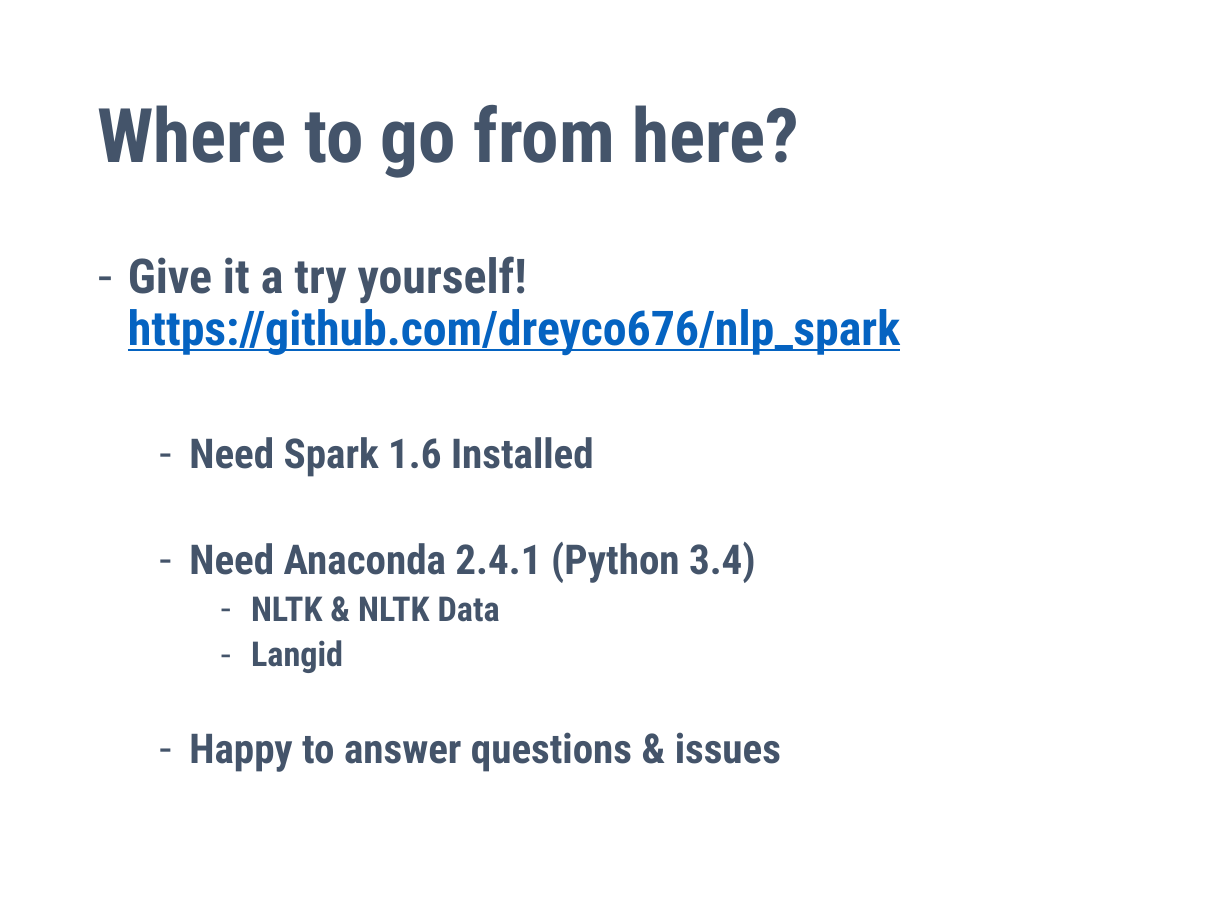
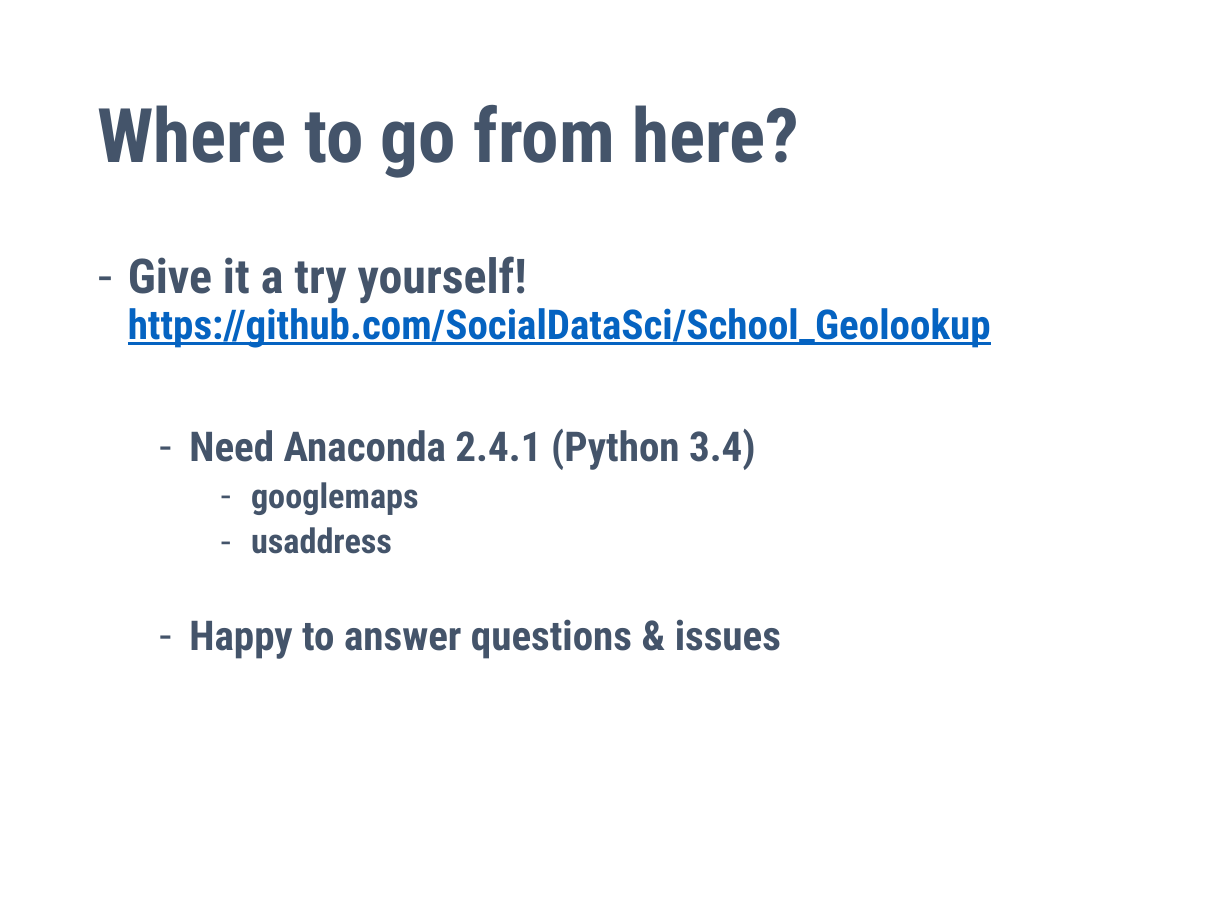
Before and after one commit to SocialDataSci/School_Geolookup, a slide deck: slide 21 of SDS_Geolocation.pptx (slide 20 before the commit). Drawn at 1232x924 pixels with LibreOffice and Linux fonts; fonts in the diff are those of the drawing. Boxes give left, top, right and bottom in pixels: in the first picture for what was removed or moved away, otherwise in the second. Text is boxed around its words. In the diff, an @@ line names an element or a change of style, - is before the commit and + after.

```diff
--- a/SDS_Geolocation.pptx
+++ b/SDS_Geolocation.pptx
@@ text at bbox=[128, 256, 991, 348]: text changed; size 28 to 24 pt; text colour #44546A to #0563C1 @@
-– Give it a try yourself! https://github.com/dreyco676/nlp_spark
-  – Need Spark 1.6 Installed
+– Give it a try yourself! https://github.com/SocialDataSci/School_Geolookup
@@ text at bbox=[251, 482, 419, 554]: text changed @@
-    – NLTK & NLTK Data
-    – Langid
+    – googlemaps
+    – usaddress
```
Also in this commit, not shown: 1 other slide changed, 1 slide added, 2 other files.
